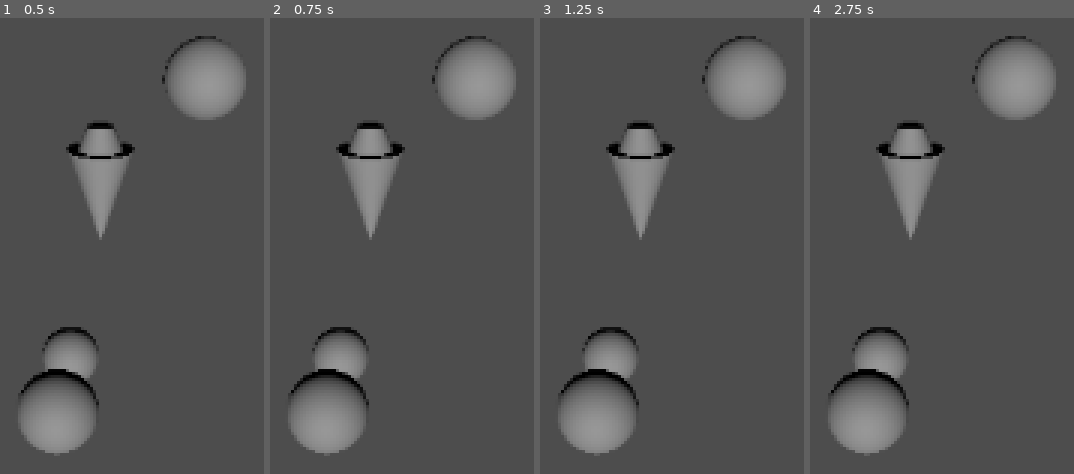
Above: before the commit, frames 1-4 (left to right).
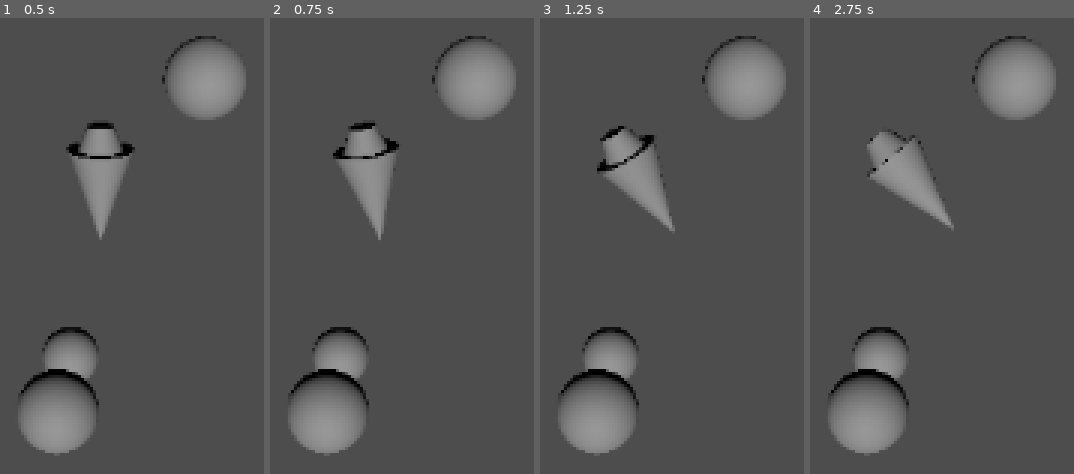
Above: after the commit, the same moments.

Repository: nheeb/niblehyme
Game: Godot game, scene res://Logic/Hologram/Hologram.tscn
Same seed, same stepped clock (60 frames per second), same inputs: the game is played once before the commit and once after it. This scene is started directly instead of the project's main scene.
Inputs (mouse positions are in pixels of both pictures, inside the frame that each line leads up to):
- Up to frame 1 (0.5 s): no input
- Up to frame 2 (0.75 s): tap Enter at 0.5 s; move the mouse to (outside the picture) at 0.52 s; hold Right (ui_right) from 0.53 s (still down); tap Mouse wheel down (view_down) at 0.6 s; click (outside the picture) at 0.67 s
- Up to frame 3 (1.25 s): keep holding Right (ui_right)
- Up to frame 4 (2.75 s): move the mouse to (outside the picture) at 1.27 s; release Right (ui_right) at 1.28 s; hold Down (ui_down) 1.28-2.03 s; tap Mouse wheel up (view_up) at 1.35 s; move the mouse to (outside the picture) at 2.02 s; hold Right (ui_right) from 2.03 s (still down); tap Mouse wheel down (view_down) at 2.1 s

Frame 1 is identical in both runs. In frame 2, 1.2% of the frame differs, in the area x 23-52%, y 23-49%; in frame 3, 2.7%; in frame 4, 2.9%, in the area x 21-55%, y 23-49%.
Error before the commit: Parse Error: Expected indented block after "if" block. (res://Logic/Hologram/HoloDrill.gd:46)

Commit message:
Started creating Minerals

Diff:
--- a/Logic/Game.gd
+++ b/Logic/Game.gd
@@ -2,11 +2,15 @@
 
 var DEBUG_CONTROL_DRILL_WITH_ARROW_KEYS := true
 
-signal on_drill_hit_object(holo_object: HoloObject)
+signal drill_hit_object(holo_object: HoloObject)
 
 const LAYER_SIZE = 10
 var current_layer := 0
-signal on_new_layer_reached(depth: float)
+signal new_layer_reached(layer: int)
+
+func advance_layer():
+	current_layer += 1
+	new_layer_reached.emit(current_layer)
 
 var cockpit
 var main_pipe : Pipe
--- a/Logic/Hologram/HoloArea.gd
+++ b/Logic/Hologram/HoloArea.gd
@@ -3,5 +3,5 @@
 @onready var object : HoloObject = get_parent()
 
 func _on_area_entered(area: Area3D) -> void:
-	Game.on_drill_hit_object.emit(object)
+	Game.drill_hit_object.emit(object)
 	object.drill_first_contact()
--- a/Logic/Hologram/HoloDrill.gd
+++ b/Logic/Hologram/HoloDrill.gd
@@ -44,3 +44,4 @@
 	holo_pos += drill_direction * delta * MOVEMENT_VELOCITY_MAX * movement_power
 
 	if holo_pos.y > (1 + Game.current_layer) * Game.LAYER_SIZE:
+		Game.advance_layer()
--- /dev/null
+++ b/Logic/Minerals/Mineral.gd
@@ -0,0 +1 @@
+class_name Mineral extends Node3D
--- a/Logic/Pipe.gd
+++ b/Logic/Pipe.gd
@@ -6,6 +6,23 @@
 
 var length : float
 var active_secondary_path : Path3D
+
+const MINERAL_DELAY = .25
+const MINERAL_DELAY_VARIANCE = .15
+var mineral_queue : Array[Mineral]
+var mineral_queue_cooldown := false
+
+func _process(delta: float) -> void:
+	if not mineral_queue_cooldown:
+		if not mineral_queue.is_empty():
+			mineral_queue_cooldown = true
+			spawn_mineral(mineral_queue.pop_front())
+			await get_tree().create_timer(\
+				MINERAL_DELAY + randf() * MINERAL_DELAY_VARIANCE).timeout
+			mineral_queue_cooldown = false
+
+func spawn_mineral(mineral: Mineral):
+	pass
 
 func _ready():
 	Game.main_pipe = self
--- /dev/null
+++ b/Logic/Upgrades/DrillStats.gd
@@ -0,0 +1,3 @@
+extends Node
+
+var efficiency := 1.0
--- /dev/null
+++ b/Logic/Upgrades/DrillStats.tscn
@@ -0,0 +1,6 @@
+[gd_scene load_steps=2 format=3 uid="uid://bxur55bytgjss"]
+
+[ext_resource type="Script" path="res://Logic/Upgrades/DrillStats.gd" id="1_tmb67"]
+
+[node name="DrillStats" type="Node"]
+script = ExtResource("1_tmb67")
--- a/Logic/Utility.gd
+++ b/Logic/Utility.gd
@@ -1,4 +1,3 @@
-@tool
 extends Node
 
 func remove_y_value(pos: Vector3) -> Vector3:
@@ -65,82 +64,6 @@
 	return (abs(q1 - q2)
 			+ abs(q1 + r1 - q2 - r2)
 			+ abs(r1 - r2)) / 2
-
-func tile_distance(t1: Tile, t2: Tile) -> int:
-	if t1 and t2:
-		return rq_distance(t1.r, t1.q, t2.r, t2.q)
-	return 0
-
-func entity_distance(e1: Entity, e2: Entity) -> int:
-	assert(is_instance_valid(e1.current_tile) and is_instance_valid(e2.current_tile),
-		   "distance: entity has no tile")
-	return tile_distance(e1.current_tile, e2.current_tile)
-
-
-class DeckUtils:
-	static func create_spell(spell_type: SpellType, combat: Combat) -> Spell:
-		return Spell.new(spell_type, combat)
-
-	static func load_spell(name: String, combat: Combat) -> Spell:
-		return Spell.new(SpellType.load_from_file("res://Spells/AllSpells/%s.tres" % name), combat)
-
-	static func load_spell_n_times(name: String, n: int, combat: Combat) -> Array[Spell]:
-		var spells: Array[Spell] = []
-		for i in range(n):
-			spells.append(load_spell(name, combat))
-		return spells
-
-	static func create_test_deck_serialized() -> Array[SpellState]:
-		var spell_states: Array[SpellState] = []
-		for i in create_test_deck(null):
-			spell_states.append(i.serialize())
-		return spell_states
-
-	static func create_test_deck(combat: Combat) -> Array[Spell]:
-		var spells: Array[Spell] = []
-		spells.append_array(load_spell_n_times("MudArmor", 1, combat))
-		spells.append_array(load_spell_n_times("AirMissile", 1, combat))
-		spells.append_array(load_spell_n_times("Berserker", 1, combat))
-		spells.append_array(load_spell_n_times("TrappingRoots", 1, combat))
-		spells.append_array(load_spell_n_times("SummonBush", 1, combat))
-
-		spells.append_array(load_spell_n_times("SporeFlight", 1, combat))
-		spells.append_array(load_spell_n_times("Cyclone", 1, combat))
-		spells.append_array(load_spell_n_times("SelfHeal", 1, combat))
-		spells.append_array(load_spell_n_times("GrowingMycel", 1, combat))
-		spells.append_array(load_spell_n_times("DeadlyDart", 1, combat))
-
-		spells.append_array(load_spell_n_times("Haunting", 1, combat))
-		spells.append_array(load_spell_n_times("HotSteam", 1, combat))
-		spells.append_array(load_spell_n_times("RockBlast", 1, combat))
-		spells.append_array(load_spell_n_times("SummonWitchTotem", 1, combat))
-		spells.append_array(load_spell_n_times("TotalDecay", 1, combat))
-
-		spells.append_array(load_spell_n_times("Breath", 1, combat))
-		spells.append_array(load_spell_n_times("SpellMemory", 1, combat))
-		spells.append_array(load_spell_n_times("WaterBlast", 1, combat))
-		spells.append_array(load_spell_n_times("Unload", 1, combat))
-		spells.append_array(load_spell_n_times("LightningStrike", 1, combat))
-
-		for spell in spells:
-			spell.id = SpellID.new(Game.add_to_spell_count())
-
-		spells.shuffle()
-
-		return spells
-
-	static func create_spell_list():
-		# TODO
-		pass
-
-	static func deck_for_spell_testing(combat: Combat) -> Array[Spell]:
-		var spells: Array[Spell] = []
-		for spell_type in Game.testing_deck:
-			spell_type._on_load()
-			spells.append(create_spell(spell_type, combat))
-		for spell in spells:
-			spell.id = SpellID.new(Game.add_to_spell_count())
-		return spells
 
 func array_unique(array: Array) -> Array:
 	var unique: Array = []
--- a/project.godot
+++ b/project.godot
@@ -18,6 +18,8 @@
 [autoload]
 
 Game="*res://Logic/Game.tscn"
+Utility="*res://Logic/Utility.gd"
+DrillStats="*res://Logic/Upgrades/DrillStats.tscn"
 
 [editor]
 
